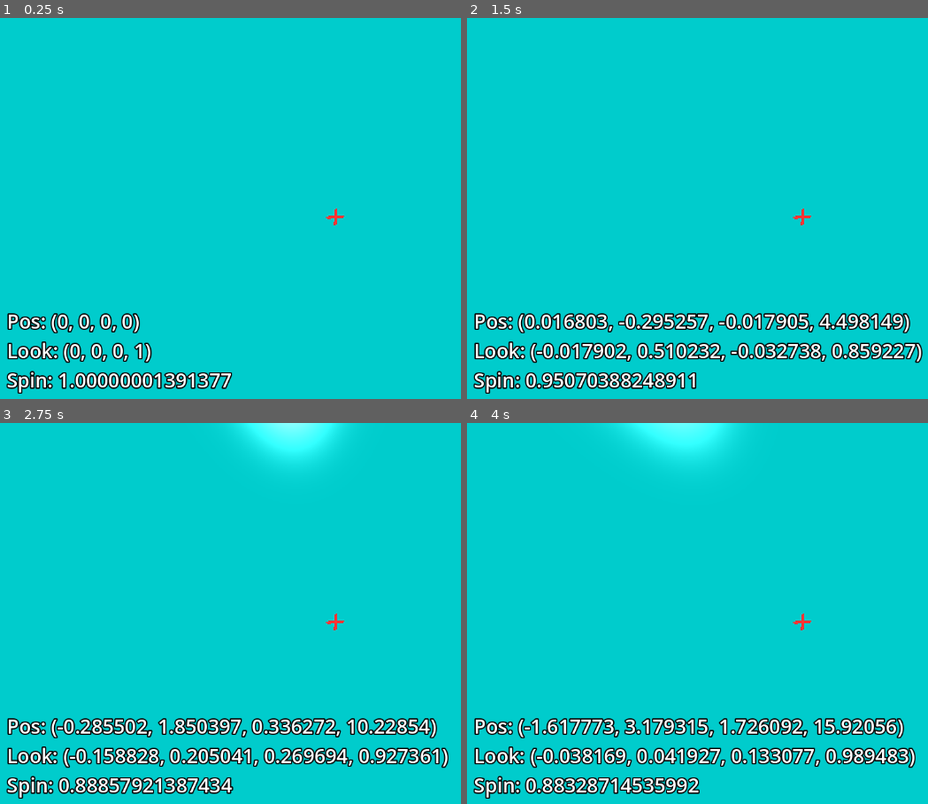
Above: before the commit, frames 1-4 (two rows, left to right).
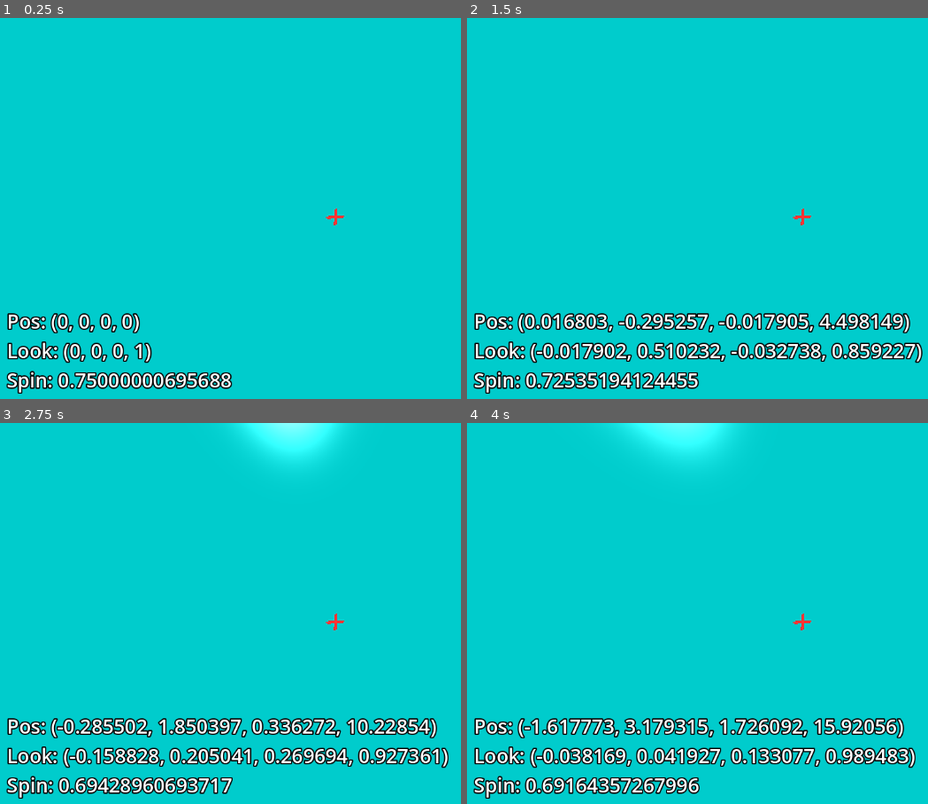
Above: after the commit, the same moments.

Repository: 1p6/Double-Cover
Game: Godot game, scene res://main.tscn
The game is run twice, just before and just after one commit, with the same random seed, the same clock (stepped at 60 frames per second) and the same inputs.
Inputs (mouse positions are in pixels of both pictures, inside the frame that each line leads up to):
- Up to frame 1 (0.25 s): no input
- Up to frame 2 (1.5 s): tap Enter at 0.5 s; move the mouse to (840, 216) at 0.52 s; hold Alt (keep_slice) 0.53-1.28 s; hold W (move_forward) from 0.53 s (still down); move the mouse to (766, 219) at 1.27 s; tap Q (roll_ccw) at 1.35 s
- Up to frame 3 (2.75 s): keep holding W (move_forward); move the mouse to (354, 613) at 2.02 s; hold E (roll_cw) from 2.03 s (still down)
- Up to frame 4 (4 s): keep holding W (move_forward); move the mouse to (794, 628) at 2.77 s; release E (roll_cw) at 2.78 s; tap Alt (keep_slice) at 2.85 s; move the mouse to (854, 624) at 3.52 s; hold Q (roll_ccw) from 3.53 s (still down)

The runs differ from the first frame. In frame 1, 0.8% of the frame differs, in the area x 12-51%, y 93-98%; in frame 2, 1.1%, in the area x 16-51%, y 93-98%; in frame 3, 1.1%; in frame 4, 1.0%.

Commit message:
Cap step size for more accurate renders

Diff:
--- a/main.gdshader
+++ b/main.gdshader
@@ -10,8 +10,9 @@
 varying vec2 scaledUV;
 
 const int iters = 180;
-const float jumpFactor = 0.1;
+const float jumpFactor = 1.0;
 const float farPlane = 100.0;
+const float maxJump = 0.1;
 const float tolerance = 1e-4;
 const vec3 noHitColor = vec3(0.0);
 const vec3 farColor = vec3(0.0);
@@ -162,16 +163,17 @@
 			hit = res;
 			break;
 		}
-		currPos += pixDir * res.w * jumpFactor;
-		dist += res.w * jumpFactor;
+		float jump = clamp(jumpFactor * res.w, -maxJump, maxJump);
+		currPos += pixDir * jump;
+		dist += jump;
 	}
 	if(hit.w != -100.0) {
 		vec4 normal = getNormal(currPos);
 		// Spin visualization
-		vec4 spinVis = quatMult(quatConj(pixDirPart), normal);
-		vec2 spinVis2 = vec2(length(spinVis.xyz), spinVis.w);
-		spinVis2 = vec2(spinVis2.x*spinVis2.x-spinVis2.y*spinVis2.y,2.0*spinVis2.x*spinVis2.y);
-		hit.xyz = hueToRGB(atan(spinVis2.y, spinVis2.x)/TAU*15.0+TIME*3.0);
+		//vec4 spinVis = quatMult(quatConj(pixDirPart), normal);
+		//vec2 spinVis2 = vec2(length(spinVis.xyz), spinVis.w);
+		//spinVis2 = vec2(spinVis2.x*spinVis2.x-spinVis2.y*spinVis2.y,2.0*spinVis2.x*spinVis2.y);
+		//hit.xyz = hueToRGB(atan(spinVis2.y, spinVis2.x)/TAU*15.0+TIME*3.0);
 
 		// Phong shading
 		float diffuse = max(0.0, dot(normal, sunDir));
--- a/rendering.gd
+++ b/rendering.gd
@@ -64,7 +64,7 @@
 	($View.material as ShaderMaterial).set_shader_parameter('camLook', camQuat);
 	($View.material as ShaderMaterial).set_shader_parameter('camLookRhs', rhsQuat);
 	var spinAxis = Vector2(Vector3(camQuat.x, camQuat.y, camQuat.z).length(), camQuat.w)
-	spinAxis = Vector2(spinAxis.x**2 - spinAxis.y**2, 2*spinAxis.x*spinAxis.y)
+	#spinAxis = Vector2(spinAxis.x**2 - spinAxis.y**2, 2*spinAxis.x*spinAxis.y)
 	$"Pos Look".text = "Pos: {0}\nLook: {1}\nSpin: {2}".format(
 		[pos, camQuat * rhsQuat, spinAxis.angle()/TAU+0.5])
 	pass
